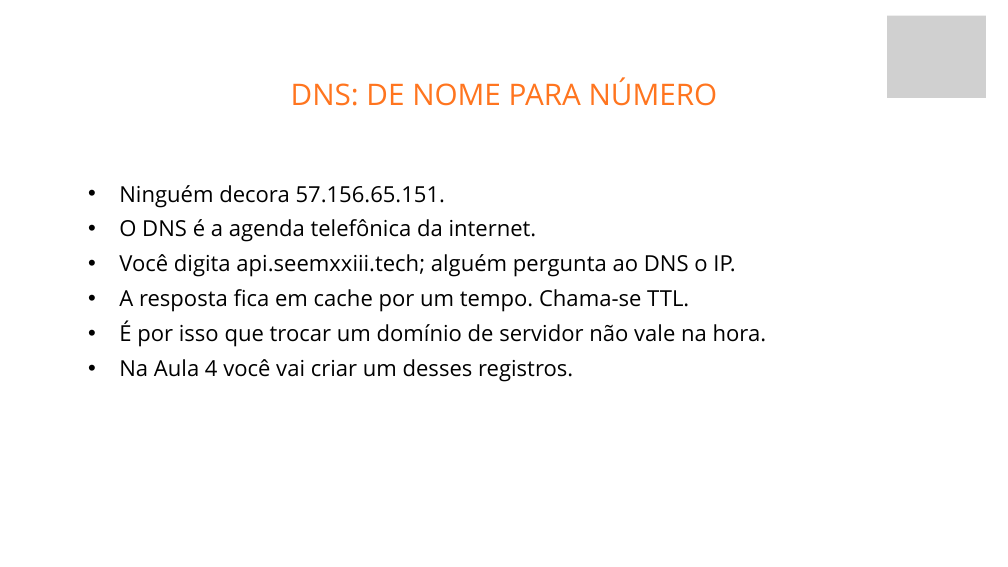
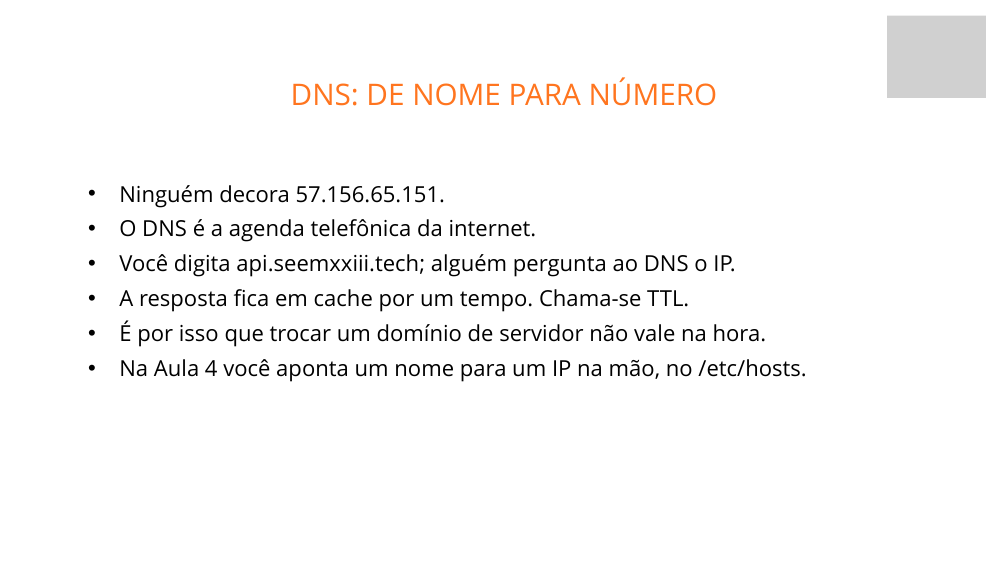
Before and after one commit to fabriciosiqueira08/capacitacao-gabarito, a slide deck: slide 19 of slides/build/aula-01-fundamentos-de-back-end.pptx. Drawn at 1008x567 pixels with LibreOffice and Linux fonts; fonts in the diff are those of the drawing; grey boxes stand for pictures; background and template pictures are left out. Boxes give left, top, right and bottom in pixels: in the first picture for what was removed or moved away, otherwise in the second. Text is boxed around its words. In the diff, an @@ line names an element or a change of style, - is before the commit and + after.

Commit message:
Fecha a apostila e os decks para entrega
Última passada, atrás de duas coisas que nenhuma revisão anterior olhou: o que
as Aulas 1 a 3 prometem sobre a Aula 4, e o deck como artefato de projeção.

## Promessas que a Aula 4 não cumpre mais

Quatro slides da Aula 1 mandavam guardar coisas que nunca voltam:

- "Na Aula 4 vamos abrir e fechar portas na mão": o firewall foi para o
  apêndice quando o servidor virou a própria máquina.
- "Na Aula 4 você vai criar um desses registros" (DNS): hoje é /etc/hosts.
- "Na Aula 4 o deploy é autorizado para repo:SEU-USUARIO/SEU-REPO": isso é o
  subject do OIDC, que só existe no apêndice.
- "Na Aula 4, é o push que dispara o deploy": o push dispara o CI; o deploy é
  `kamal deploy`, na mão.

Esse é o tipo de erro que corrói confiança, porque o instrutor diz "guarde
isso" e o aluno espera três semanas por algo que não vem. Os quatro agora
descrevem o que a aula faz de verdade, e as duas versões da apostila também.

## O deck como coisa projetada

Dois slides da Aula 4 encolhiam a fonte para 45% para caber, o que é ilegível
numa projeção. Os dois tinham 8 bullets, porque fui acrescentando ao longo das
revisões. Enxugados para 6 e 7, e agora nenhum dos quatro decks emite aviso.

Também conferi a densidade: nenhum slide com 8 ou mais bullets em deck nenhum.

## Notas do apresentador

A cobertura estava desequilibrada: a Aula 1 tinha 32 slides com nota e a Aula
3, que é a mais conceitual, só 11.

Não escrevi nota para tudo, porque o roteiro já cobre bloco a bloco e isso
viraria ruído. Escrevi dez, nos slides em que quem apresenta trava de verdade:
os que têm demo ao vivo (Base64 no jwt.io, os dois e-mails lado a lado), os
que pedem condução socrática (as três respostas para o logout), os que têm
pergunta previsível ("e se o cache cair?"), e os que o roteiro manda cortar
quando atrasa (XSS e CSRF), onde a nota diz o que deixar dito antes de pular.

Conferi que elas chegaram no .pptx, e não só no YAML.

## Estado final

Quatro decks (69, 54, 66 e 62 slides), a apostila completa com capa e as dez
seções, o apêndice de nuvem, e os quatro roteiros. Contagem de slides,
referências entre deck e apostila, links e âncoras: tudo conferido por script.
Zero padrão de escrita de IA, zero travessão em prosa, zero resíduo das
versões antigas fora do apêndice, onde a VM é a da Azure e está correta.

```diff
--- a/slides/build/aula-01-fundamentos-de-back-end.pptx
+++ b/slides/build/aula-01-fundamentos-de-back-end.pptx
@@ text at [119, 359, 806, 382]: text changed @@
-  • Na Aula 4 você vai criar um desses registros.
+  • Na Aula 4 você aponta um nome para um IP na mão, no /etc/hosts.
```
Also in this commit, not shown: 3 other slides changed, 30 other files.
